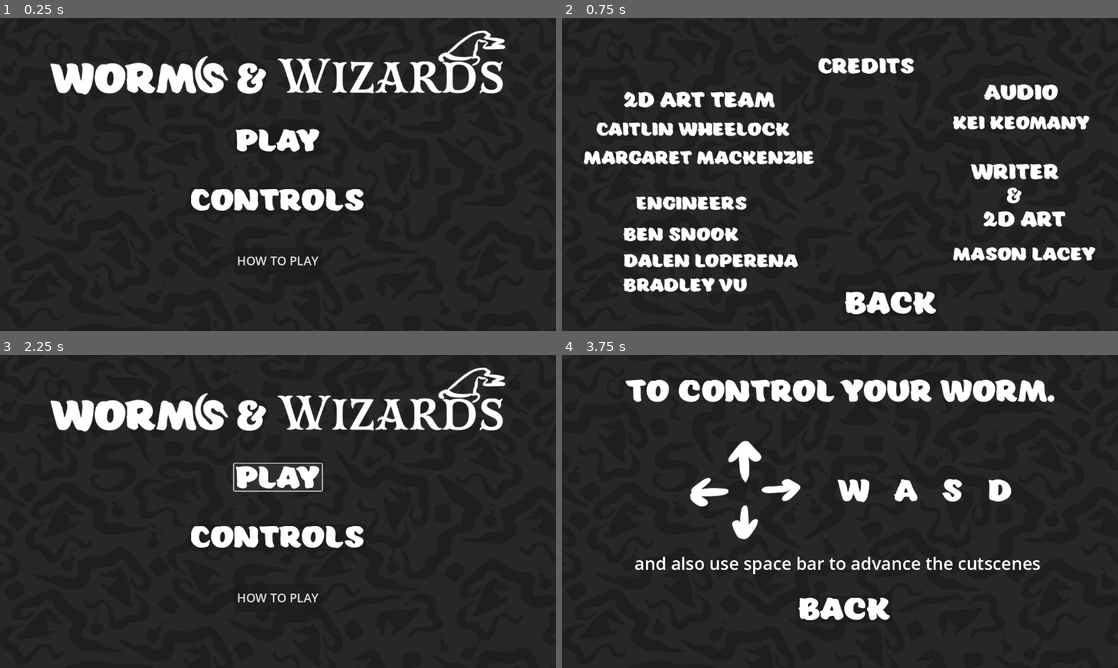
Above: before the commit, frames 1-4 (two rows, left to right).
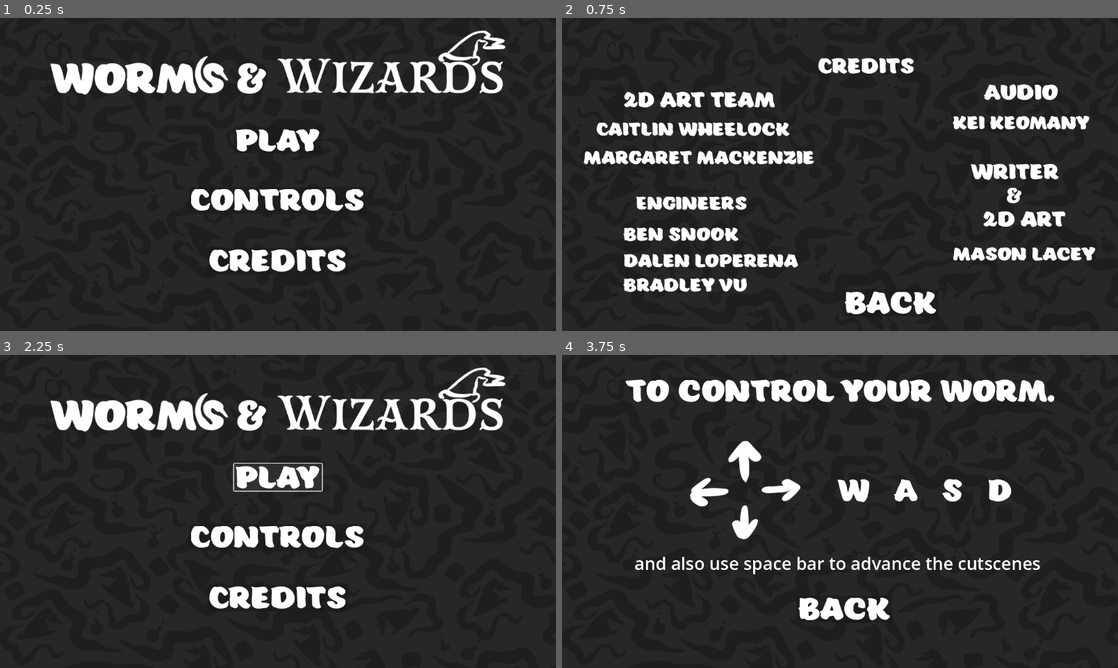
Above: after the commit, the same moments.

Repository: chunkyfred/GGJ-2024-2D
Game: Godot game, scene res://MainMenu.tscn
The game is run twice, just before and just after one commit, with the same random seed, the same clock (stepped at 60 frames per second) and the same inputs. The project has no main scene, so this scene is started directly.
Inputs (mouse positions are in pixels of both pictures, inside the frame that each line leads up to):
- Up to frame 1 (0.25 s): no input
- Up to frame 2 (0.75 s): click (840, 262) at 0.5 s
- Up to frame 3 (2.25 s): click (328, 639) at 1.25 s; click (278, 477) at 2 s
- Up to frame 4 (3.75 s): click (840, 477) at 2.75 s; click (840, 536) at 3.5 s

The runs differ from the first frame. In frame 1, 1.3% of the frame differs, in the area x 37-63%, y 73-82%; in frame 2, nothing differs; in frame 3, 1.3%; in frame 4, nothing differs.

Commit message:
oops main menu done did
:)

Diff:
--- a/MainMenu.tscn
+++ b/MainMenu.tscn
@@ -6,6 +6,7 @@
 [ext_resource type="Texture2D" uid="uid://bpp4o8novceoj" path="res://assets/gui/menu/play.png" id="4_dsooe"]
 [ext_resource type="Texture2D" uid="uid://b068gdeajyyk" path="res://assets/gui/menu/controls.png" id="5_6okwf"]
 [ext_resource type="Texture2D" uid="uid://dswmw20korqqy" path="res://assets/gui/menu/To control your worm_.png" id="6_jp3m3"]
+[ext_resource type="Texture2D" uid="uid://c34y4txbxdlbm" path="res://assets/gui/menu/credits byutton.png" id="6_yabqk"]
 [ext_resource type="Texture2D" uid="uid://rhjffvbre0gb" path="res://assets/gui/menu/back.png" id="7_igbrv"]
 [ext_resource type="Texture2D" uid="uid://cmr7q0kc2dbi0" path="res://assets/gui/menu/arrows.png" id="8_pyv85"]
 [ext_resource type="Texture2D" uid="uid://fqo0oo78ap1l" path="res://assets/gui/menu/W   A   S   D.png" id="9_t378m"]
@@ -57,12 +58,12 @@
 
 [node name="Credits" type="Button" parent="MainPage"]
 layout_mode = 0
-offset_left = 485.0
+offset_left = 430.0
 offset_top = 475.0
-offset_right = 667.0
+offset_right = 721.0
 offset_bottom = 531.0
 theme_override_font_sizes/font_size = 25
-text = "HOW TO PLAY"
+icon = ExtResource("6_yabqk")
 
 [node name="HowToPlay" type="Control" parent="."]
 visible = false
Not shown: 1 places in MainMenu.tscn that only renumber resources
Binary file added: assets/gui/menu/credits byutton.png
Not shown, added: assets/gui/menu/credits byutton.png.import
